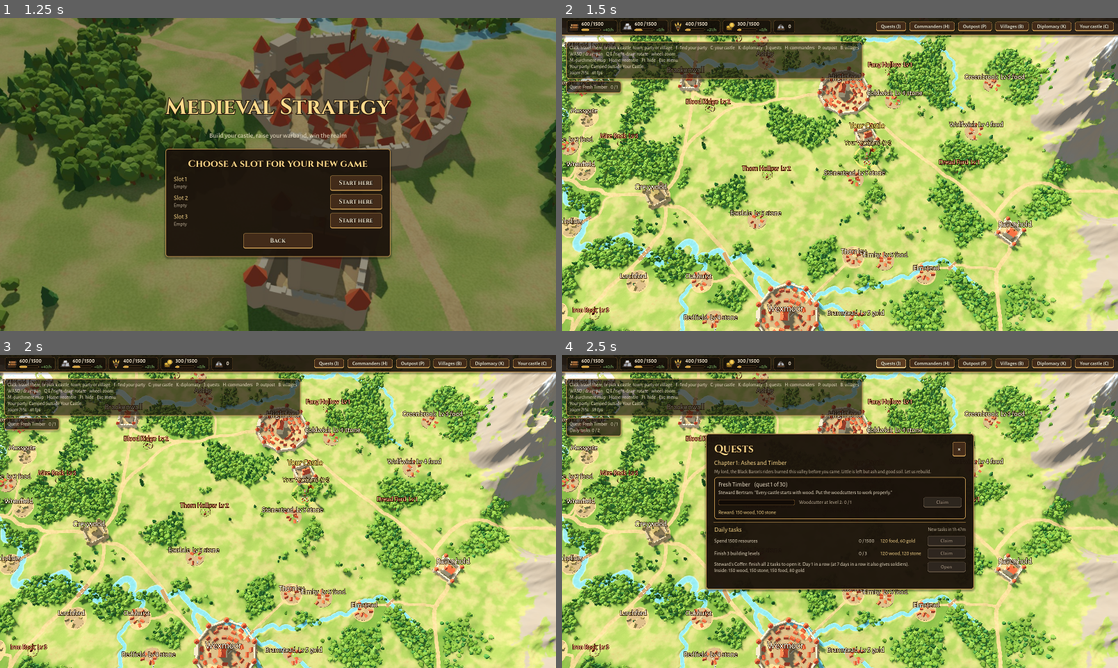
Above: before the commit, frames 1-4 (two rows, left to right).
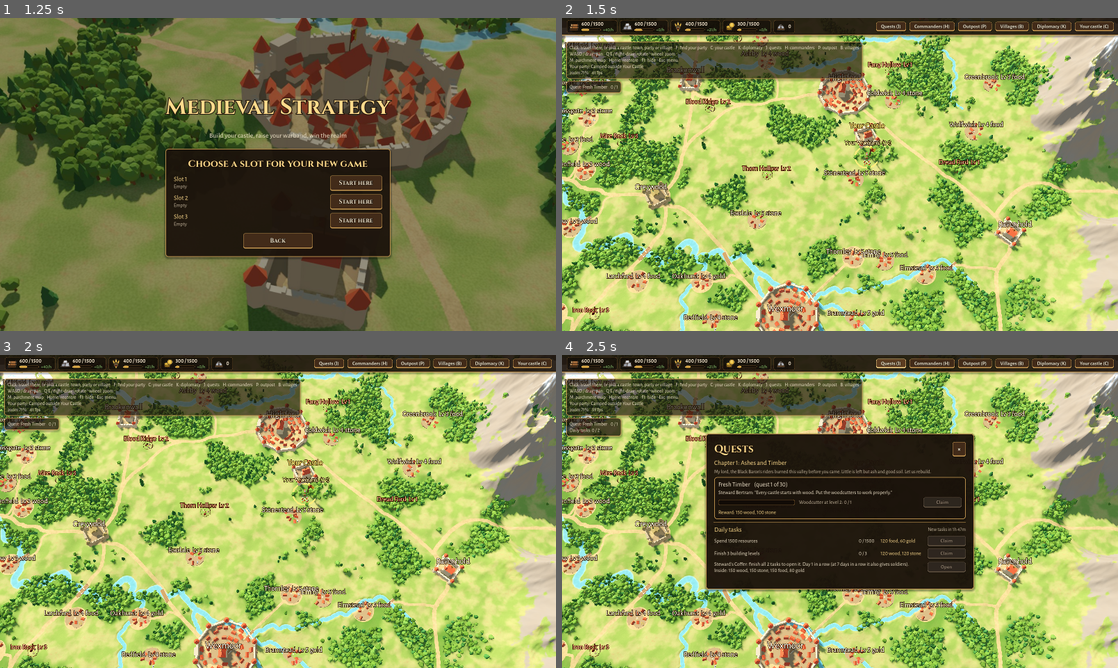
Above: after the commit, the same moments.

Repository: xMrSinnerM/MedievalStrategyGame
Game: Godot game, scene res://scenes/main.tscn
Two runs of this game, one before a commit and one after it. Both use one fixed random seed, a clock stepped at 60 frames per second and the inputs below.
Inputs:
- Up to frame 1 (1.25 s): click "New game" at 0.5 s
- Up to frame 2 (1.5 s): click "Start here" at 1.25 s
- Up to frame 3 (2 s): no input
- Up to frame 4 (2.5 s): click "Quests (J)" at 2 s

Frame 1 is identical in both runs. In frame 2, 7.5% of the frame differs, in the area x 0-100%, y 5-100%; in frame 3, 7.5%; in frame 4, 6.8%.

Commit message:
Make the old villages resource villages
The 22 villages of data/settlements.json were scenery. They now join the
resource villages in server/world/world.json with their own ids, names
and places (after the 36 placed ones, so those keep their ids), get the
level of where they stand and a resource each, and are drawn and clicked
like the others. No migration: the server adds their rows on start.

Co-Authored-By: Claude Opus 5.5 (1M context) <noreply@anthropic.com>
Claude-Session: https://claude.ai/code/session_018QfbTmyDLAdcajAX5xK69g

Diff:
--- a/scripts/economy/village_placer.gd
+++ b/scripts/economy/village_placer.gd
@@ -3,7 +3,8 @@
 ## Spreads the resource villages over the map from a fixed seed: on open,
 ## gentle ground, clear of settlements, robber baron camps, players' castle
 ## spots and each other. Villages near the middle of the map are the richest
-## (and best guarded), so the centre is worth fighting over. Only
+## (and best guarded), so the centre is worth fighting over. The old villages
+## of data/settlements.json are resource villages too (from_settlements). Only
 ## scripts/tools/export_server_world.gd runs this; the game and the server
 ## both read the result from server/world/world.json.
 
@@ -23,13 +24,11 @@
 	var count := int(cfg.get("count", 36))
 	var gap := float(cfg.get("min_gap", 60.0))
 	var margin := float(cfg.get("edge_margin", 90.0))
-	var rings: Array = cfg.get("level_rings", [])
 	var resources: Array = rules.yields.keys()
 	var rng := RandomNumberGenerator.new()
 	rng.seed = int(cfg.get("seed", 5150))
 	var first: Array = rules.names.get("first", ["Mill"])
 	var second: Array = rules.names.get("second", ["ton"])
-	var centre := Vector2(map_size, map_size) * 0.5
 	var used_names := {}
 	var out: Array = []
 	var tries := 0
@@ -54,14 +53,33 @@
 			if not used_names.has(village_name):
 				break
 		used_names[village_name] = true
-		# Level 5 inside the first ring, 4 inside the second, and so on; 1 outside them all.
-		var level := 1
-		var d := p.distance_to(centre)
-		for i in rings.size():
-			if d < float(rings[i]):
-				level = rules.max_level - i
-				break
 		out.append({"id": "village_%d" % out.size(), "name": village_name,
-				"position": [snappedf(p.x, 0.1), snappedf(p.y, 0.1)], "level": level,
+				"position": [snappedf(p.x, 0.1), snappedf(p.y, 0.1)], "level": level_at(rules, p, map_size),
 				"resource": resources[out.size() % resources.size()]})
 	return out
+
+
+static func from_settlements(rules: VillageRules, settlements: Array, map_size: float) -> Array:
+	## The old villages of data/settlements.json, as resource villages: same
+	## id, name and place, the level of where they stand, and the resources
+	## taken in turn (from gold, so the first few aren't all wood).
+	var resources: Array = rules.yields.keys()
+	var out: Array = []
+	for s: Dictionary in settlements:
+		if s.get("type", "") != "village":
+			continue
+		var p := Vector2(float(s.position[0]), float(s.position[1]))
+		out.append({"id": String(s.id), "name": String(s.name),
+				"position": [snappedf(p.x, 0.1), snappedf(p.y, 0.1)], "level": level_at(rules, p, map_size),
+				"resource": resources[(out.size() + resources.size() - 1) % resources.size()]})
+	return out
+
+
+static func level_at(rules: VillageRules, p: Vector2, map_size: float) -> int:
+	## Level 5 inside the first ring, 4 inside the second, and so on; 1 outside them all.
+	var rings: Array = rules.placement.get("level_rings", [])
+	var d := p.distance_to(Vector2(map_size, map_size) * 0.5)
+	for i in rings.size():
+		if d < float(rings[i]):
+			return rules.max_level - i
+	return 1
--- a/scripts/tools/export_server_world.gd
+++ b/scripts/tools/export_server_world.gd
@@ -3,7 +3,8 @@
 ## the game places them (BaronPlacer), how their starting level grows with
 ## distance, the spots where players' castles can stand (PlayerSpots), and
 ## for each spot the places around it where invader camps can stand during a
-## Baron Invasion, the resource villages (VillagePlacer) and the capitals
+## Baron Invasion, the resource villages (VillagePlacer, with the old villages
+## of data/settlements.json among them) and the capitals
 ## (the towns of data/settlements.json, see capitals()) and the fortresses
 ## (its other castles, see fortresses()). The server
 ## can't read the terrain, so it uses these lists; the game reads the
@@ -40,9 +41,12 @@
 	for row: Array in invaders:
 		for s: Array in row:
 			passing.append(Vector2(s[0], s[1]))
-	var villages := VillagePlacer.place(VillageRules.load_default(),
+	var village_rules := VillageRules.load_default()
+	var villages := VillagePlacer.place(village_rules,
 			func(p: Vector2) -> bool: return _open(game_data, p, VILLAGE_RADIUS, VILLAGE_MAX_SLOPE),
 			game_data.settlements, avoid, passing, game_data.terrain.world_size)
+	# The old villages after the placed ones, so those keep their ids.
+	villages += VillagePlacer.from_settlements(village_rules, game_data.settlements, game_data.terrain.world_size)
 	var out := {
 		"home": [home.x, home.y],
 		"camp_levels": {"per_distance": float(baron_rules.camps.get("level_per_distance", 170.0)),
--- a/scripts/world/settlements_layer.gd
+++ b/scripts/world/settlements_layer.gd
@@ -1,7 +1,8 @@
 extends Node3D
 ## Places every settlement from data/settlements.json and a bridge wherever a
 ## road crosses a river (found by RoadNetwork). Towns are capitals: their
-## labels say who holds them.
+## labels say who holds them. The villages are resource villages, drawn by
+## villages_layer.gd.
 
 const BRIDGE_STONE := Color(0.6, 0.56, 0.5)
 const BRIDGE_DECK := Color(0.45, 0.34, 0.24)
@@ -17,6 +18,8 @@
 
 func build() -> void:
 	for data in GameData.settlements:
+		if data.type == "village":
+			continue  # a resource village now: villages_layer.gd draws it
 		var s := Settlement.new()
 		add_child(s)
 		s.setup(data)
--- a/server/world/world.json
+++ b/server/world/world.json
@@ -2822,6 +2822,226 @@
 			],
 			"level": 1,
 			"resource": "gold"
+		},
+		{
+			"id": "aldmere_village_millbrook",
+			"name": "Millbrook",
+			"position": [
+				1080.0,
+				1248.0
+			],
+			"level": 4,
+			"resource": "gold"
+		},
+		{
+			"id": "aldmere_village_ashby",
+			"name": "Ashby",
+			"position": [
+				888.0,
+				756.0
+			],
+			"level": 4,
+			"resource": "wood"
+		},
+		{
+			"id": "aldmere_village_thornley",
+			"name": "Thornley",
+			"position": [
+				1044.0,
+				1116.0
+			],
+			"level": 5,
+			"resource": "stone"
+		},
+		{
+			"id": "aldmere_village_elmstead",
+			"name": "Elmstead",
+			"position": [
+				1152.0,
+				1140.0
+			],
+			"level": 5,
+			"resource": "food"
+		},
+		{
+			"id": "aldmere_village_oakhurst",
+			"name": "Oakhurst",
+			"position": [
+				816.0,
+				1152.0
+			],
+			"level": 4,
+			"resource": "gold"
+		},
+		{
+			"id": "varnholt_village_snjorby",
+			"name": "Snjorby",
+			"position": [
+				732.0,
+				312.0
+			],
+			"level": 1,
+			"resource": "wood"
+		},
+		{
+			"id": "varnholt_village_hrimstad",
+			"name": "Hrimstad",
+			"position": [
+				1200.0,
+				564.0
+			],
+			"level": 2,
+			"resource": "stone"
+		},
+		{
+			"id": "varnholt_village_birkeli",
+			"name": "Birkeli",
+			"position": [
+				888.0,
+				192.0
+			],
+			"level": 1,
+			"resource": "food"
+		},
+		{
+			"id": "varnholt_village_varmdal",
+			"name": "Varmdal",
+			"position": [
+				840.0,
+				288.0
+			],
+			"level": 1,
+			"resource": "gold"
+		},
+		{
+			"id": "ashkar_village_bir_assam",
+			"name": "Bir Assam",
+			"position": [
+				1056.0,
+				1344.0
+			],
+			"level": 4,
+			"resource": "wood"
+		},
+		{
+			"id": "ashkar_village_wadi_tarfa",
+			"name": "Wadi Tarfa",
+			"position": [
+				888.0,
+				1644.0
+			],
+			"level": 1,
+			"resource": "stone"
+		},
+		{
+			"id": "ashkar_village_nakhla",
+			"name": "Nakhla",
+			"position": [
+				1176.0,
+				1260.0
+			],
+			"level": 4,
+			"resource": "food"
+		},
+		{
+			"id": "ashkar_village_sabrin",
+			"name": "Sabrin",
+			"position": [
+				756.0,
+				1716.0
+			],
+			"level": 1,
+			"resource": "gold"
+		},
+		{
+			"id": "thornwald_village_fernhollow",
+			"name": "Fernhollow",
+			"position": [
+				600.0,
+				1068.0
+			],
+			"level": 3,
+			"resource": "wood"
+		},
+		{
+			"id": "thornwald_village_mossgate",
+			"name": "Mossgate",
+			"position": [
+				588.0,
+				876.0
+			],
+			"level": 3,
+			"resource": "stone"
+		},
+		{
+			"id": "thornwald_village_larchford",
+			"name": "Larchford",
+			"position": [
+				720.0,
+				1152.0
+			],
+			"level": 4,
+			"resource": "food"
+		},
+		{
+			"id": "thornwald_village_bramblecote",
+			"name": "Bramblecote",
+			"position": [
+				612.0,
+				1200.0
+			],
+			"level": 3,
+			"resource": "gold"
+		},
+		{
+			"id": "thornwald_village_wrenfield",
+			"name": "Wrenfield",
+			"position": [
+				600.0,
+				972.0
+			],
+			"level": 3,
+			"resource": "wood"
+		},
+		{
+			"id": "corvane_village_tidewell",
+			"name": "Tidewell",
+			"position": [
+				1668.0,
+				1056.0
+			],
+			"level": 1,
+			"resource": "stone"
+		},
+		{
+			"id": "corvane_village_corran",
+			"name": "Corran",
+			"position": [
+				1764.0,
+				1056.0
+			],
+			"level": 1,
+			"resource": "food"
+		},
+		{
+			"id": "corvane_village_shellbay",
+			"name": "Shellbay",
+			"position": [
+				1572.0,
+				924.0
+			],
+			"level": 2,
+			"resource": "gold"
+		},
+		{
+			"id": "corvane_village_driftholm",
+			"name": "Driftholm",
+			"position": [
+				1620.0,
+				1164.0
+			],
+			"level": 1,
+			"resource": "wood"
 		}
 	],
 	"capitals": [
--- a/tests/test_economy.gd
+++ b/tests/test_economy.gd
@@ -1160,7 +1160,19 @@
 func test_villages() -> void:
 	var vr := VillageRules.load_default()
 	var world := VillageRules.load_villages()
-	check(world.size() == int(vr.placement.count), "every village is on the map")
+	var old_villages: Array = JSON.parse_string(FileAccess.get_file_as_string("res://data/settlements.json")).settlements.filter(
+			func(s: Dictionary) -> bool: return s.type == "village")
+	check(world.size() == int(vr.placement.count) + old_villages.size(), "every village is on the map, the old ones too")
+	var by_id := {}
+	for v: Dictionary in world:
+		by_id[v.id] = v
+	var converted := 0
+	for s: Dictionary in old_villages:
+		var v: Dictionary = by_id.get(s.id, {})
+		if not v.is_empty() and v.name == s.name and vr.yields.has(v.resource) \
+				and Vector2(v.position[0], v.position[1]).distance_to(Vector2(s.position[0], s.position[1])) < 0.1:
+			converted += 1
+	check(converted == old_villages.size(), "the old villages are resource villages, where they always stood")
 	check(vr.slots_for(1) == 0 and vr.slots_for(2) == 1 and vr.slots_for(5) == 4, "keep levels hold villages")
 	var total := 0
 	for unit: String in vr.militia(1):
Not shown, changed: server/tests/fixtures.json
Not shown, changed: README.md
Not shown, changed: server/tests/villages.test.ts
